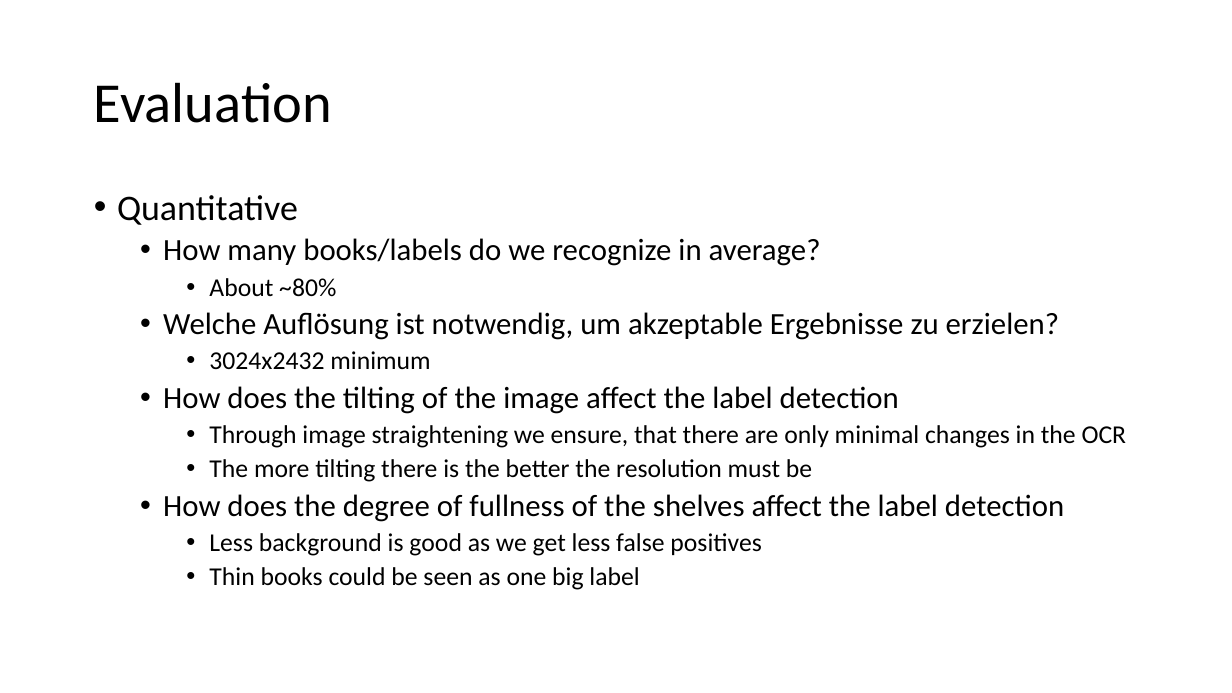
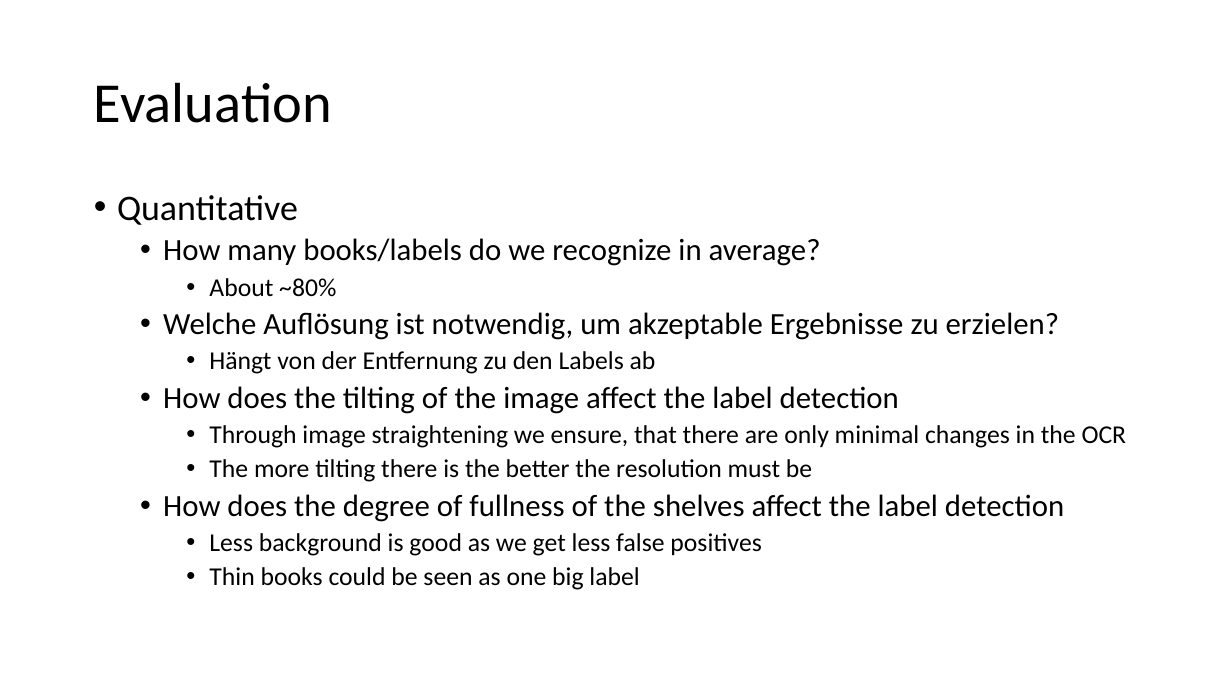
Before and after one commit to vucenovic/lib-indexer, a slide deck: slide 6 of final/Endpräsentation_C3.pptx. Drawn at 1232x693 pixels with LibreOffice and Linux fonts; fonts in the diff are those of the drawing. Boxes give left, top, right and bottom in pixels: in the first picture for what was removed or moved away, otherwise in the second. Text is boxed around its words. In the diff, an @@ line names an element or a change of style, - is before the commit and + after.

Commit message:
fix wrong answer

```diff
--- a/final/Endpräsentation_C3.pptx
+++ b/final/Endpräsentation_C3.pptx
@@ text at (209,351,656,374): text changed @@
-    • 3024x2432 minimum
+    • Hängt von der Entfernung zu den Labels ab
```
